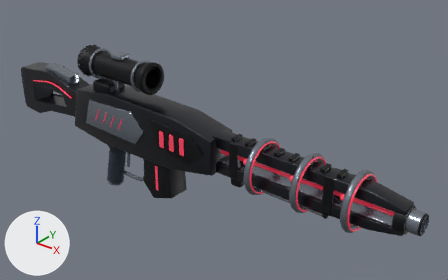
Before and after pictures for a commit that changed the glTF model assets/weapons/structural_v1/void-lance.glb.
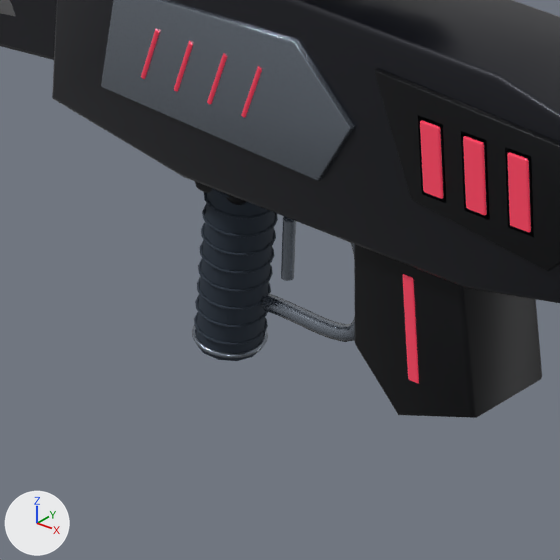
The first picture shows the older version from a 50 mm camera at (3.51, -3.42, 2.52) aimed at (0.57, 0.25, 0.25). The close-ups show the older and then the newer version on the part from 14% to 43% of the width and 37% to 82% of the height of that picture. Only the edits that show in the close-ups are written down. Every picture has the same lights, and +X, +Y and +Z are marked at lower left. Where no turn or scale is listed for an object, it has been applied to the vertices. Vertices at exactly the same position are counted once.

In view in the first close-up: '05_Longnight_Sniper__body_Sculpt_coat', '05_Longnight_Sniper__body_Sculpt_frame', '05_Longnight_Sniper__body_Sculpt_glow', '05_Longnight_Sniper__body_Sculpt_grip', '05_Longnight_Sniper__body_Sculpt_metal', '05_Longnight_Sniper__magazine_Sculpt_frame', '05_Longnight_Sniper__magazine_Sculpt_glow', '05_Longnight_Sniper__stock_Sculpt_coat'.
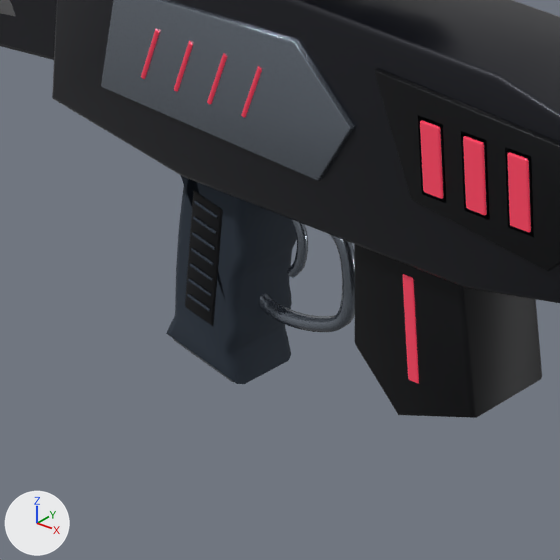
Boxes (x1, y1, x2, y2) around the edits, measured in the close-ups (560 x 560 px):
'05_Longnight_Sniper__body_Sculpt_metal', reshaped
    before: (101, 0, 534, 358)
    after: (101, 0, 534, 382)
'05_Longnight_Sniper__body_Sculpt_frame', reshaped
    before: (195, 68, 560, 271)
    after: (185, 68, 560, 326)
'05_Longnight_Sniper__body_Sculpt_grip', reshaped (55% wider, 19% taller)
    before: (194, 187, 278, 361)
    after: (166, 176, 297, 384)
part 1 of me_mesh_0, rebuilt (63% wider, 21% taller)
    before: (195, 189, 275, 361)
    after: (166, 176, 297, 384)
part 2 of me_mesh_0, deleted
    before: (194, 187, 278, 345)
part 3 of me_mesh_0, added
    after: (187, 201, 218, 312)
part 4 of me_mesh_2, added (black)
    after: (185, 190, 223, 326)
part 5 of me_mesh_1, rebuilt (mostly hidden afterwards)
    before: (192, 325, 268, 358)
    after: (173, 339, 234, 382)
part 6 of me_mesh_1, built on
    before: (261, 217, 355, 342)
    after: (259, 219, 355, 332)

The edits, one by one:
me_mesh_0 is used by ob_05_longnight_sniper__body_sculpt_grip; location (0.0, 0.0, 0.0).
me_mesh_0 had 746 vertices, 1488 faces and spanned x -0.638..-0.392, y -0.079..0.079, z -0.456..0.046.
me_mesh_0 now has 508 vertices, 954 faces and spans x -0.687..-0.373, y -0.094..0.094, z -0.481..0.08.
me_mesh_0 part 1: the loose piece of 26 vertices spanning x -0.638..-0.392, y -0.075..0.075, z -0.456..0.046 is rebuilt with 312 vertices and now spans x -0.687..-0.373, y -0.087..0.087, z -0.481..0.08.
me_mesh_0 part 2: 9 loose pieces with 720 vertices, spanning x -0.633..-0.397, y -0.079..0.079, z -0.412..0.002, are deleted.
me_mesh_0 part 3: 98 vertices added at x -0.58..-0.461, y -0.094..-0.087, z -0.312..-0.052.
Other edits to the shape of me_mesh_0 do not show in these pictures.
me_mesh_1 is used by ob_05_longnight_sniper__body_sculpt_metal; location (0.0, 0.0, 0.0).
me_mesh_1 had 1912 vertices, 3712 faces and spanned x -0.72..2.42, y -0.15..0.15, z -0.45..0.44.
me_mesh_1 now has 2008 vertices, 3892 faces and spans x -0.72..2.42, y -0.15..0.15, z -0.48..0.44.
me_mesh_1 part 5: the loose piece of 144 vertices spanning x -0.64..-0.48, y -0.08..0.08, z -0.45..-0.4 is rebuilt with 152 vertices and now spans x -0.66..-0.47, y -0.08..0.08, z -0.48..-0.41.
me_mesh_1 part 6: 5 vertices moved within x -0.43..-0.15, y 0.01..0.02, z -0.3..-0.02; 168 vertices removed from x -0.46..-0.13, y -0.01..0.04, z -0.34..0.0; 400 vertices added at x -0.49..-0.15, y -0.02..0.02, z -0.33..-0.02.
Other edits to the shape of me_mesh_1 do not show in these pictures.
me_mesh_2 is used by ob_05_longnight_sniper__body_sculpt_frame; location (0.0, 0.0, 0.0).
me_mesh_2 had 3410 vertices, 6740 faces and spanned x -0.56..2.42, y -0.15..0.15, z -0.05..0.47.
me_mesh_2 now has 1902 vertices, 3720 faces and spans x -0.6..2.42, y -0.15..0.15, z -0.35..0.47.
me_mesh_2 part 4: a new loose piece of 108 vertices spanning x -0.6..-0.44, y -0.09..0.09, z -0.35..-0.03, in mat_sculpt_frame (black #0b0d12).
Other edits to the shape of me_mesh_2 do not show in these pictures.
